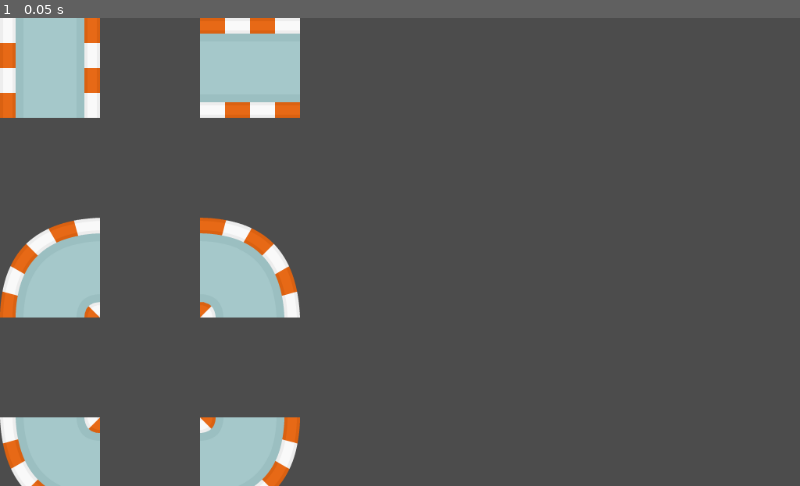
Above: before the commit, frame 1.
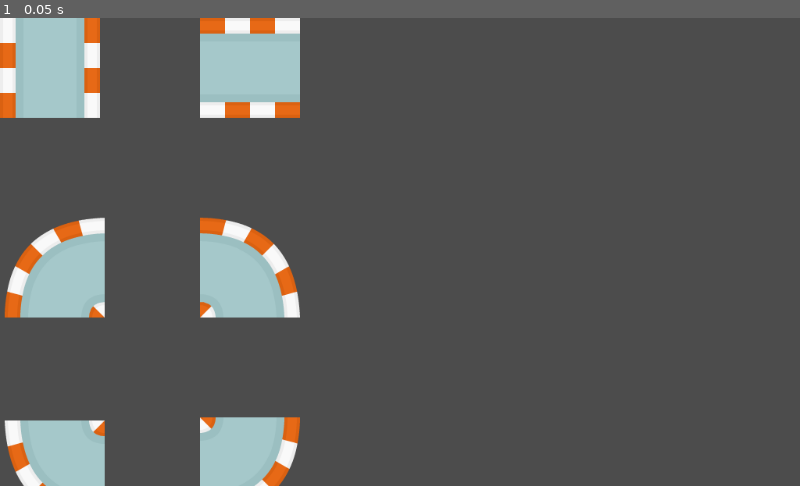
Above: after the commit, the same moment.

Repository: WeeIsFijn/LudumDare41
Game: Godot game, scene res://Roadtiles.tscn
Same seed, same stepped clock (60 frames per second), same inputs: the game is played once before the commit and once after it. This scene is started directly instead of the project's main scene.
Inputs:
- Up to frame 1 (0.05 s): no input

The runs differ from the first frame. In frame 1, 1.0% of the frame differs, in the area x 0-14%, y 42-100%.

Commit message:
Time to die! And powerups :)

Diff:
--- a/src/Car.tscn
+++ b/src/Car.tscn
@@ -8,7 +8,9 @@
 custom_solver_bias = 0.0
 extents = Vector2( 14.8262, 25.0487 )
 
-[node name="CarRoot" type="KinematicBody2D"]
+[node name="CarRoot" type="KinematicBody2D" index="0" groups=[
+"player",
+]]
 
 input_pickable = false
 collision_layer = 1
@@ -30,15 +32,24 @@
 
 texture = ExtResource( 2 )
 
-[node name="KinematicBody2D" type="KinematicBody2D" parent="." index="1"]
-
-input_pickable = false
-collision_layer = 1
-collision_mask = 1
-collision/safe_margin = 0.08
-
-[node name="CollisionShape2D" type="CollisionShape2D" parent="." index="2"]
+[node name="CollisionShape2D" type="CollisionShape2D" parent="." index="1"]
 
 position = Vector2( -0.392838, -0.15831 )
 scale = Vector2( 2.38, 2.58 )
 shape = SubResource( 1 )
+
+[node name="Area2D" type="Area2D" parent="." index="2"]
+
+input_pickable = true
+gravity_vec = Vector2( 0, 1 )
+gravity = 98.0
+linear_damp = 0.1
+angular_damp = 1.0
+audio_bus_override = false
+audio_bus_name = "Master"
+
+[node name="CollisionShape2D2" type="CollisionShape2D" parent="Area2D" index="0"]
+
+position = Vector2( -0.392838, -0.15831 )
+scale = Vector2( 2.38, 2.58 )
+shape = SubResource( 1 )
--- a/src/PlayerCamera.gd
+++ b/src/PlayerCamera.gd
@@ -1,17 +1,10 @@
 extends Camera2D
 
-# class member variables go here, for example:
-# var a = 2
-# var b = "textvar"
-var CarNode;
-
-func _ready():
-	# Called every time the node is added to the scene.
-	# Initialization here
-	pass
+const standard_zoom = 2.5
 
 func _process(delta):
-#	# Called every frame. Delta is time since last frame.
-#	# Update game logic here.
 	align()
-	pass
+
+func _on_player_powerup(power):
+	if power != 1 or zoom.x != 2.5:
+		$"CameraAnimation".play("Zoom" + str(power))
--- a/src/PlayerCar.gd
+++ b/src/PlayerCar.gd
@@ -1,17 +1,10 @@
 extends KinematicBody2D
 
-# class member variables go here, for example:
-# var a = 2
-# var b = "textvar"
-var velocity
-var acceleration
-var rotation_velocity
-var is_drifting
-var turning_time
-var drift_velocity
+var velocity = Vector2()
+var turning_time = 0
+var powerup_multiplier = 1
 
-var drift_v_x
-var drift_v_y
+onready var area = $"Area2D"
 
 export (int) var MAX_SPEED = 1200
 export (int) var MAX_SPEED_REVERSE = 500
@@ -24,23 +17,16 @@
 export (float) var DRIFT_ROTATION_FACTOR = 1.6
 export (float) var DRIFT_UNDERSTEER_FACTOR = 0.35
 
-func _ready():
-	# Called every time the node is added to the scene.
-	# Initialization here
-	velocity = Vector2()
-	is_drifting = false
-	drift_velocity = 0
-	turning_time = 0
-	pass
+signal died
 
-func calculate_drag():
+func calculate_drag(acceleration):
 	if acceleration.y == 0 && velocity.y < -0.1:
 		acceleration.y += ACCELERATION_DRAG
+	return acceleration
 
 func _process(delta):
-	acceleration = Vector2()
-	rotation_velocity = 0
-
+	var acceleration = Vector2()
+	var rotation_velocity = 0
 
 	if Input.is_action_pressed("steer_right"):
 		rotation_velocity += INVERSE_ROTATION_RADIUS
@@ -51,42 +37,50 @@
 	if (!Input.is_action_pressed("steer_left") and !Input.is_action_pressed("steer_right")):
 		turning_time = 0
 	if Input.is_action_pressed("accelerate"):
-		acceleration.y -= ACCELERATION
+		acceleration.y -= ACCELERATION * powerup_multiplier
 	if Input.is_action_pressed("decelerate"):
 		if velocity.y > 0:
-			acceleration.y += ACCELERATION_REVERSE
+			acceleration.y += ACCELERATION_REVERSE * powerup_multiplier
 		else:
 			acceleration.y += ACCELERATION_BREAK
 
-	calculate_drag()
+	acceleration = calculate_drag(acceleration)
 
 	velocity += acceleration * delta
-	velocity.y = clamp(velocity.y, -1 * MAX_SPEED, MAX_SPEED_REVERSE);
+	velocity.y = clamp(velocity.y, -MAX_SPEED * powerup_multiplier, MAX_SPEED_REVERSE * powerup_multiplier);
 
 	if (rotation_velocity == 0):
-		print("dragging x")
-		if velocity.x < -1 * ACCELERATION_DRAG_DRIFT:
-			velocity.x += ACCELERATION_DRAG_DRIFT
-		elif velocity.x > ACCELERATION_DRAG_DRIFT:
-			velocity.x -= ACCELERATION_DRAG_DRIFT
+		if velocity.x < -ACCELERATION_DRAG_DRIFT * powerup_multiplier:
+			velocity.x += ACCELERATION_DRAG_DRIFT * powerup_multiplier
+		elif velocity.x > ACCELERATION_DRAG_DRIFT * powerup_multiplier:
+			velocity.x -= ACCELERATION_DRAG_DRIFT * powerup_multiplier
 		else:
 			velocity.x = 0
-
-		print(velocity.x)
 
 	var effective_velocity = velocity
 
 	if (turning_time > 0.3):
-		print("DRIFT")
-		effective_velocity.x = velocity.y * sin(DRIFT_UNDERSTEER_FACTOR)
-		effective_velocity.y = velocity.y * cos(DRIFT_UNDERSTEER_FACTOR)
+		effective_velocity.x = velocity.y * sin(DRIFT_UNDERSTEER_FACTOR / powerup_multiplier)
+		effective_velocity.y = velocity.y * cos(DRIFT_UNDERSTEER_FACTOR / powerup_multiplier)
 		rotation_velocity *= DRIFT_ROTATION_FACTOR
 
 	velocity.x = effective_velocity.x
 
-	print(turning_time)
-	#print(velocity)
-
 	move_local_x(effective_velocity.x * delta)
 	move_local_y(effective_velocity.y * delta)
 	rotate(rotation_velocity * delta)
+
+	var safe = false
+	for overlapper in area.get_overlapping_areas():
+		print(overlapper.get_groups())
+		if overlapper.is_in_group("rode"):
+			safe = true
+	if not safe:
+		# spawn explosie
+		emit_signal("died")
+		velocity = Vector2()
+		turning_time = 0
+		powerup_multiplier = 1
+
+func _on_powerup(multiplier):
+	self.powerup_multiplier = multiplier
--- a/src/Roadtiles.tscn
+++ b/src/Roadtiles.tscn
@@ -1,41 +1,164 @@
-[gd_scene load_steps=7 format=2]
+[gd_scene load_steps=8 format=2]
 
 [ext_resource path="res://Road/road_asphalt01.png" type="Texture" id=1]
 [ext_resource path="res://Road/road_asphalt02.png" type="Texture" id=2]
 [ext_resource path="res://Road/road_asphalt03.png" type="Texture" id=3]
-[ext_resource path="res://Road/road_asphalt05.png" type="Texture" id=4]
+[ext_resource path="res://Road/road_asphalt39.png" type="Texture" id=4]
 [ext_resource path="res://Road/road_asphalt41.png" type="Texture" id=5]
-[ext_resource path="res://Road/road_asphalt39.png" type="Texture" id=6]
+[ext_resource path="res://Road/road_asphalt05.png" type="Texture" id=6]
+
+[sub_resource type="RectangleShape2D" id=1]
+
+custom_solver_bias = 0.0
+extents = Vector2( 60, 64 )
 
 [node name="TileSetRoot" type="Node2D"]
 
-[node name="Asphalt_vertical" type="Sprite" parent="." index="0"]
+[node name="Asphalt_vertical" type="Area2D" parent="." index="0" groups=[
+"rode",
+]]
+
+input_pickable = true
+gravity_vec = Vector2( 0, 1 )
+gravity = 98.0
+linear_damp = 0.1
+angular_damp = 1.0
+audio_bus_override = false
+audio_bus_name = "Master"
+
+[node name="Asphalt_vertical" type="Sprite" parent="Asphalt_vertical" index="0"]
 
 position = Vector2( 64, 64 )
 texture = ExtResource( 1 )
 _sections_unfolded = [ "Transform" ]
 
-[node name="Asphalt_horizontal" type="Sprite" parent="." index="1"]
+[node name="CollisionShape2D" type="CollisionShape2D" parent="Asphalt_vertical" index="1"]
+
+position = Vector2( 64, 64 )
+shape = SubResource( 1 )
+_sections_unfolded = [ "Transform" ]
+
+[node name="Asphalt_horizontal" type="Area2D" parent="." index="1" groups=[
+"rode",
+]]
+
+input_pickable = true
+gravity_vec = Vector2( 0, 1 )
+gravity = 98.0
+linear_damp = 0.1
+angular_damp = 1.0
+audio_bus_override = false
+audio_bus_name = "Master"
+
+[node name="Asphalt_horizontal" type="Sprite" parent="Asphalt_horizontal" index="0"]
 
 position = Vector2( 320, 64 )
 texture = ExtResource( 2 )
 
-[node name="Asphalt_corner_topleft" type="Sprite" parent="." index="2"]
+[node name="CollisionShape2D" type="CollisionShape2D" parent="Asphalt_horizontal" index="1"]
 
-position = Vector2( 64, 320 )
+position = Vector2( 320, 65 )
+rotation = 1.5708
+shape = SubResource( 1 )
+_sections_unfolded = [ "Transform" ]
+
+[node name="Asphalt_corner_to_left" type="Area2D" parent="." index="2" groups=[
+"rode",
+]]
+
+position = Vector2( 70, 320 )
+input_pickable = true
+gravity_vec = Vector2( 0, 1 )
+gravity = 98.0
+linear_damp = 0.1
+angular_damp = 1.0
+audio_bus_override = false
+audio_bus_name = "Master"
+
+[node name="Asphalt_corner_topleft" type="Sprite" parent="Asphalt_corner_to_left" index="0"]
+
 texture = ExtResource( 3 )
+_sections_unfolded = [ "Transform" ]
 
-[node name="Asphalt_corner_topright" type="Sprite" parent="." index="3"]
+[node name="CollisionPolygon2D" type="CollisionPolygon2D" parent="Asphalt_corner_to_left" index="1"]
 
-position = Vector2( 320, 320 )
+position = Vector2( -66, -319 )
+build_mode = 0
+polygon = PoolVector2Array( 130, 380, 130, 260, 70, 270, 20, 310, 0, 380 )
+_sections_unfolded = [ "Transform" ]
+
+[node name="Asphalt_corner_to_right" type="Area2D" parent="." index="3" groups=[
+"rode",
+]]
+
+position = Vector2( 70, 580 )
+input_pickable = true
+gravity_vec = Vector2( 0, 1 )
+gravity = 98.0
+linear_damp = 0.1
+angular_damp = 1.0
+audio_bus_override = false
+audio_bus_name = "Master"
+
+[node name="Asphalt_corner_bottomleft" type="Sprite" parent="Asphalt_corner_to_right" index="0"]
+
 texture = ExtResource( 4 )
+_sections_unfolded = [ "Transform" ]
 
-[node name="Asphalt_corner_bottomright" type="Sprite" parent="." index="4"]
+[node name="CollisionPolygon2D" type="CollisionPolygon2D" parent="Asphalt_corner_to_right" index="1"]
+
+position = Vector2( -318.244, 67.4824 )
+rotation = 4.71239
+build_mode = 0
+polygon = PoolVector2Array( 130, 380, 130, 260, 70, 270, 20, 310, 0, 380 )
+_sections_unfolded = [ "Transform" ]
+
+[node name="Asphalt_corner_to_left3" type="Area2D" parent="." index="4" groups=[
+"rode",
+]]
+
+input_pickable = true
+gravity_vec = Vector2( 0, 1 )
+gravity = 98.0
+linear_damp = 0.1
+angular_damp = 1.0
+audio_bus_override = false
+audio_bus_name = "Master"
+
+[node name="Asphalt_corner_bottomright" type="Sprite" parent="Asphalt_corner_to_left3" index="0"]
 
 position = Vector2( 320, 576 )
 texture = ExtResource( 5 )
 
-[node name="Asphalt_corner_bottomleft" type="Sprite" parent="." index="5"]
+[node name="CollisionPolygon2D" type="CollisionPolygon2D" parent="Asphalt_corner_to_left3" index="1"]
 
-position = Vector2( 64, 576 )
+position = Vector2( 386.248, 892.678 )
+rotation = 3.14159
+build_mode = 0
+polygon = PoolVector2Array( 130, 380, 130, 260, 70, 270, 20, 310, 0, 380 )
+_sections_unfolded = [ "Transform" ]
+
+[node name="Asphalt_corner_to_left4" type="Area2D" parent="." index="5" groups=[
+"rode",
+]]
+
+input_pickable = true
+gravity_vec = Vector2( 0, 1 )
+gravity = 98.0
+linear_damp = 0.1
+angular_damp = 1.0
+audio_bus_override = false
+audio_bus_name = "Master"
+
+[node name="Asphalt_corner_topright" type="Sprite" parent="Asphalt_corner_to_left4" index="0"]
+
+position = Vector2( 320, 320 )
 texture = ExtResource( 6 )
+
+[node name="CollisionPolygon2D" type="CollisionPolygon2D" parent="Asphalt_corner_to_left4" index="1"]
+
+position = Vector2( 638.704, 252.723 )
+rotation = 1.5708
+build_mode = 0
+polygon = PoolVector2Array( 130, 380, 130, 260, 70, 270, 20, 310, 0, 380 )
+_sections_unfolded = [ "Transform" ]
--- a/src/RoadTiles.tres
+++ b/src/TileSet.tres
@@ -3,9 +3,9 @@
 [ext_resource path="res://Road/road_asphalt01.png" type="Texture" id=1]
 [ext_resource path="res://Road/road_asphalt02.png" type="Texture" id=2]
 [ext_resource path="res://Road/road_asphalt03.png" type="Texture" id=3]
-[ext_resource path="res://Road/road_asphalt05.png" type="Texture" id=4]
+[ext_resource path="res://Road/road_asphalt39.png" type="Texture" id=4]
 [ext_resource path="res://Road/road_asphalt41.png" type="Texture" id=5]
-[ext_resource path="res://Road/road_asphalt39.png" type="Texture" id=6]
+[ext_resource path="res://Road/road_asphalt05.png" type="Texture" id=6]
 
 [resource]
 
@@ -36,7 +36,7 @@
 2/occluder_offset = Vector2( 64, 64 )
 2/navigation_offset = Vector2( 64, 64 )
 2/shapes = [  ]
-3/name = "Asphalt_corner_topright"
+3/name = "Asphalt_corner_bottomleft"
 3/texture = ExtResource( 4 )
 3/tex_offset = Vector2( 0, 0 )
 3/modulate = Color( 1, 1, 1, 1 )
@@ -54,7 +54,7 @@
 4/occluder_offset = Vector2( 64, 64 )
 4/navigation_offset = Vector2( 64, 64 )
 4/shapes = [  ]
-5/name = "Asphalt_corner_bottomleft"
+5/name = "Asphalt_corner_topright"
 5/texture = ExtResource( 6 )
 5/tex_offset = Vector2( 0, 0 )
 5/modulate = Color( 1, 1, 1, 1 )
--- a/src/WorldRoot.gd
+++ b/src/WorldRoot.gd
@@ -3,7 +3,30 @@
 onready var dance = $"CarRoot/Dance-root"
 onready var ui = $"CarRoot/UI"
 
+onready var player = $"CarRoot"
+onready var powerup_manager = $"PowerUpManager"
+onready var camera = $"CarRoot/Camera2D"
+
+onready var spawn = $"Spawn"
+
 func _ready():
 	dance.connect("streak_change", ui, "_on_streak_change")
 	dance.connect("wrong_input", ui, "_on_wrong_input")
 	dance.connect("missed_arrow", ui, "_on_arrow_miss")
+
+	dance.connect("streak_change", powerup_manager, "_on_dance_arrow_streak_change")
+
+	powerup_manager.connect("powerup", ui, "_on_player_powerup")
+	powerup_manager.connect("powerup", player, "_on_powerup")
+	powerup_manager.connect("powerup", camera, "_on_player_powerup")
+
+	player.connect("died", self, "reset")
+
+	reset()
+
+func reset():
+	player.set_position(spawn.position)
+	player.set_rotation(spawn.rotation)
+	ui._on_streak_change(0)
+	powerup_manager._on_dance_arrow_streak_change(0)
+	dance.streak = 0
--- a/src/WorldRoot.tscn
+++ b/src/WorldRoot.tscn
@@ -1,11 +1,146 @@
-[gd_scene load_steps=7 format=2]
+[gd_scene load_steps=16 format=2]
 
 [ext_resource path="res://WorldRoot.gd" type="Script" id=1]
-[ext_resource path="res://RoadTiles.tres" type="TileSet" id=2]
+[ext_resource path="res://TileSet.tres" type="TileSet" id=2]
 [ext_resource path="res://Car.tscn" type="PackedScene" id=3]
 [ext_resource path="res://PlayerCamera.gd" type="Script" id=4]
 [ext_resource path="res://scenes/dance-arrows/dance-root.tscn" type="PackedScene" id=5]
 [ext_resource path="res://scenes/UI.tscn" type="PackedScene" id=6]
+[ext_resource path="res://scenes/PowerUpManager.tscn" type="PackedScene" id=7]
+[ext_resource path="res://scenes/spawn.tscn" type="PackedScene" id=8]
+
+[sub_resource type="Animation" id=7]
+
+resource_name = "Zoom1"
+length = 0.25
+loop = false
+step = 0.13
+tracks/0/type = "value"
+tracks/0/path = NodePath(".:zoom")
+tracks/0/interp = 1
+tracks/0/loop_wrap = true
+tracks/0/imported = false
+tracks/0/enabled = true
+tracks/0/keys = {
+"times": PoolRealArray( 0, 0.25 ),
+"transitions": PoolRealArray( 1, 1 ),
+"update": 0,
+"values": [ Vector2( 3.3, 3.3 ), Vector2( 2.5, 2.5 ) ]
+}
+
+[sub_resource type="Animation" id=1]
+
+resource_name = "Zoom1.2"
+length = 0.25
+loop = false
+step = 0.25
+tracks/0/type = "value"
+tracks/0/path = NodePath(".:zoom")
+tracks/0/interp = 1
+tracks/0/loop_wrap = true
+tracks/0/imported = false
+tracks/0/enabled = true
+tracks/0/keys = {
+"times": PoolRealArray( 0, 0.25 ),
+"transitions": PoolRealArray( 1, 1 ),
+"update": 0,
+"values": [ Vector2( 2.5, 2.5 ), Vector2( 2.75, 2.75 ) ]
+}
+
+[sub_resource type="Animation" id=2]
+
+resource_name = "Zoom1.4"
+length = 0.25
+loop = false
+step = 0.25
+tracks/0/type = "value"
+tracks/0/path = NodePath(".:zoom")
+tracks/0/interp = 1
+tracks/0/loop_wrap = true
+tracks/0/imported = false
+tracks/0/enabled = true
+tracks/0/keys = {
+"times": PoolRealArray( 0, 0.25 ),
+"transitions": PoolRealArray( 1, 1 ),
+"update": 0,
+"values": [ Vector2( 2.75, 2.75 ), Vector2( 3, 3 ) ]
+}
+
+[sub_resource type="Animation" id=3]
+
+resource_name = "Zoom1.6"
+length = 0.25
+loop = false
+step = 0.25
+tracks/0/type = "value"
+tracks/0/path = NodePath(".:zoom")
+tracks/0/interp = 1
+tracks/0/loop_wrap = true
+tracks/0/imported = false
+tracks/0/enabled = true
+tracks/0/keys = {
+"times": PoolRealArray( 0, 0.25 ),
+"transitions": PoolRealArray( 1, 1 ),
+"update": 0,
+"values": [ Vector2( 3, 3 ), Vector2( 3.25, 3.25 ) ]
+}
+
+[sub_resource type="Animation" id=4]
+
+resource_name = "Zoom1.8"
+length = 0.25
+loop = false
+step = 0.25
+tracks/0/type = "value"
+tracks/0/path = NodePath(".:zoom")
+tracks/0/interp = 1
+tracks/0/loop_wrap = true
+tracks/0/imported = false
+tracks/0/enabled = true
+tracks/0/keys = {
+"times": PoolRealArray( 0, 0.25 ),
+"transitions": PoolRealArray( 1, 1 ),
+"update": 0,
+"values": [ Vector2( 3.25, 3.25 ), Vector2( 3.5, 3.5 ) ]
+}
+
+[sub_resource type="Animation" id=5]
+
+resource_name = "Zoom2"
+length = 0.25
+loop = false
+step = 0.25
+tracks/0/type = "value"
+tracks/0/path = NodePath(".:zoom")
+tracks/0/interp = 1
+tracks/0/loop_wrap = true
+tracks/0/imported = false
+tracks/0/enabled = true
+tracks/0/keys = {
+"times": PoolRealArray( 0, 0.25 ),
+"transitions": PoolRealArray( 1, 1 ),
+"update": 0,
+"values": [ Vector2( 3.5, 3.5 ), Vector2( 3.75, 3.75 ) ]
+}
+
+[sub_resource type="Animation" id=6]
+
+resource_name = "Zoom2.5"
+length = 0.25
+loop = false
+step = 0.25
+tracks/0/type = "value"
+tracks/0/path = NodePath(".:zoom")
+tracks/0/interp = 1
+tracks/0/loop_wrap = true
+tracks/0/imported = false
+tracks/0/enabled = true
+tracks/0/keys = {
+"times": PoolRealArray( 0, 0.25 ),
+"transitions": PoolRealArray( 1, 1 ),
+"update": 0,
+"values": [ Vector2( 3.75, 3.75 ), Vector2( 4, 4 ) ]
+}
 
 [node name="WorldRoot" type="Node2D"]
 
@@ -13,6 +148,7 @@
 
 [node name="TileMap" type="TileMap" parent="." index="0"]
 
+position = Vector2( 1539.69, 494.226 )
 scale = Vector2( 6, 6 )
 mode = 0
 tile_set = ExtResource( 2 )
@@ -30,7 +166,7 @@
 collision_mask = 1
 occluder_light_mask = 1
 format = 1
-tile_data = PoolIntArray( -196605, 2, 0, -196603, 1, 0, -196601, 3, 0, -65533, 0, 0, -65529, 0, 0, 65539, 0, 0, 65543, 0, 0, 196611, 0, 0, 196615, 5, 0, 196617, 1, 0, 196619, 3, 0, 327683, 0, 0, 327691, 5, 0, 327693, 3, 0, 458755, 5, 0, 458757, 1, 0, 458759, 1, 0, 458761, 1, 0, 458763, 1, 0, 458765, 4, 0 )
+tile_data = PoolIntArray( 65534, 2, 0, 0, -1610612736, 0, 2, -1610612736, 0, 4, -1610612736, 0, 6, -1610612734, 0, 196606, 0, 0, 131078, -1073741822, 0, 131080, -1610612736, 0, 131082, -1610612736, 0, 131084, -1610612734, 0, 327678, 0, 0, 262156, 0, 0, 458746, 2, 0, 458748, -1610612736, 0, 458750, 1610612738, 0, 393228, 0, 0, 458764, -1073741823, 0, 589818, -1073741823, 0, 655354, -1073741822, 0, 655356, -1610612736, 0, 655358, -1610612736, 0, 589824, 1, 0, 589826, 1, 0, 589828, 1, 0, 589830, 1, 0, 589832, 1, 0, 589834, 1, 0, 589836, -1610612731, 0 )
 _sections_unfolded = [ "Transform" ]
 
 [node name="CarRoot" parent="." index="1" instance=ExtResource( 3 )]
@@ -66,6 +202,45 @@
 script = ExtResource( 4 )
 _sections_unfolded = [ "Drag Margin", "Editor", "Limit", "Offset" ]
 
+[node name="CameraAnimation" type="AnimationPlayer" parent="CarRoot/Camera2D" index="0"]
+
+root_node = NodePath("..")
+autoplay = ""
+playback_process_mode = 1
+playback_default_blend_time = 0.0
+playback_speed = 1.0
+anims/Zoom1 = SubResource( 7 )
+anims/Zoom1.2 = SubResource( 1 )
+anims/Zoom1.4 = SubResource( 2 )
+anims/Zoom1.6 = SubResource( 3 )
+anims/Zoom1.8 = SubResource( 4 )
+anims/Zoom2 = SubResource( 5 )
+anims/Zoom2.5 = SubResource( 6 )
+blend_times = [  ]
+
 [node name="Dance-root" parent="CarRoot" index="4" instance=ExtResource( 5 )]
 
 [node name="UI" parent="CarRoot" index="5" instance=ExtResource( 6 )]
+
+[node name="PowerUpManager" parent="." index="2" instance=ExtResource( 7 )]
+
+[node name="Spawn" parent="." index="3" instance=ExtResource( 8 )]
+
+position = Vector2( 1140, 2810 )
+
+[node name="Area2D" type="Area2D" parent="." index="4" groups=[
+"rode",
+]]
+
+input_pickable = true
+gravity_vec = Vector2( 0, 1 )
+gravity = 98.0
+linear_damp = 0.1
+angular_damp = 1.0
+audio_bus_override = false
+audio_bus_name = "Master"
+
+[node name="CollisionPolygon2D" type="CollisionPolygon2D" parent="Area2D" index="0"]
+
+build_mode = 0
+polygon = PoolVector2Array( 6880, 4030, 6870, 1850, 6690, 1450, 6220, 1270, 4550, 1280, 4500, 880, 4210, 580, 3870, 530, 1410, 520, 1160, 580, 930, 770, 800, 1080, 800, 2810, -150, 2840, -490, 2960, -700, 3260, -740, 4070, -690, 4340, -510, 4530, -230, 4670, -20, 4690, 6260, 4690, 6170, 4020, 50, 3990, -10, 3550, 940, 3540, 1240, 3420, 1450, 3170, 1510, 2940, 1510, 1220, 3830, 1240, 3890, 1500, 4050, 1800, 4350, 1970, 6130, 2000, 6140, 3890, 6300, 4640, 6630, 4550, 6840, 4260 )
--- /dev/null
+++ b/src/scenes/PowerUpManager.gd
@@ -0,0 +1,43 @@
+extends Node
+
+signal powerup(power)
+
+var power = 0
+var state = {
+	0: {
+		"next": 5,
+		"multiplier": 1
+	},
+	1: {
+		"next": 10,
+		"multiplier": 1.2
+	},
+	2: {
+		"next": 20,
+		"multiplier": 1.4
+	},
+	3: {
+		"next": 35,
+		"multiplier": 1.6
+	},
+	4: {
+		"next": 50,
+		"multiplier": 1.8
+	},
+	5: {
+		"next": 100,
+		"multiplier": 2
+	},
+	6: {
+		"next": 1000,
+		"multiplier": 2.5
+	}
+}
+
+func _on_dance_arrow_streak_change(streak):
+	if streak == 0:
+		power = 0
+		emit_signal("powerup", state[power]["multiplier"])
+	elif streak == state[power]["next"]:
+		power += 1
+		emit_signal("powerup", state[power]["multiplier"])
--- /dev/null
+++ b/src/scenes/PowerUpManager.tscn
@@ -0,0 +1,7 @@
+[gd_scene load_steps=2 format=2]
+
+[ext_resource path="res://scenes/PowerUpManager.gd" type="Script" id=1]
+
+[node name="PowerUpManager" type="Node"]
+
+script = ExtResource( 1 )
--- a/src/scenes/UI.gd
+++ b/src/scenes/UI.gd
@@ -3,14 +3,21 @@
 func _on_streak_change(streak):
 	$"streak-label".set_text("Streak: " + str(streak))
 
-func view_announcement(an):
+func view_announcement(an, color = Color(0, 0, 0)):
 	$"Node2D/announcement".set_text(an)
+	$"Node2D/announcement".add_color_override("font_color", color)
 	$"AnimationPlayer".play("announcement")
 
 func _on_arrow_miss():
 	if !$"AnimationPlayer".is_playing():
-		view_announcement("Dance Move Miss!")
+		view_announcement("Dance Move Miss!", Color(1, 0, 0))
 
 func _on_wrong_input():
 	if !$"AnimationPlayer".is_playing():
-		view_announcement("Woops!")
+		view_announcement("Woops!", Color(1, 0, 0))
+
+func _on_player_powerup(power):
+	if power != 1:
+		view_announcement("Dance Streak Multiplier: " + str(power) + "!!!", Color(0, 1, 0))
+
+	$"power-label".set_text("Dance Streak Multiplier: " + str(power))
--- a/src/scenes/UI.tscn
+++ b/src/scenes/UI.tscn
@@ -102,4 +102,25 @@
 percent_visible = 1.0
 lines_skipped = 0
 max_lines_visible = -1
-_sections_unfolded = [ "Anchor", "Grow Direction", "Visibility" ]
+_sections_unfolded = [ "Anchor", "Grow Direction", "Visibility", "custom_colors", "custom_constants" ]
+
+[node name="power-label" type="Label" parent="." index="3"]
+
+anchor_left = 0.0
+anchor_top = 0.0
+anchor_right = 0.0
+anchor_bottom = 0.0
+margin_left = 9.0
+margin_top = 83.0
+margin_right = 49.0
+margin_bottom = 97.0
+rect_pivot_offset = Vector2( 0, 0 )
+rect_clip_content = false
+mouse_filter = 2
+mouse_default_cursor_shape = 0
+size_flags_horizontal = 1
+size_flags_vertical = 4
+text = "Dance Streak Multiplier: 1"
+percent_visible = 1.0
+lines_skipped = 0
+max_lines_visible = -1
--- a/src/scenes/dance-arrows/dance-root.gd
+++ b/src/scenes/dance-arrows/dance-root.gd
@@ -26,18 +26,17 @@
 	return false
 
 func _input(event):
-	var processed = false
+	var processed = [false, false]
 	if Input.is_action_just_pressed("ui_right"):
-		processed = proces_key_stroke("ui_right")
+		processed = [true, proces_key_stroke("ui_right")]
 	elif Input.is_action_just_pressed("ui_left"):
-		processed = proces_key_stroke("ui_left")
+		processed = [true, proces_key_stroke("ui_left")]
 	elif Input.is_action_just_pressed("ui_up"):
-		processed = proces_key_stroke("ui_up")
+		processed = [true, proces_key_stroke("ui_up")]
 	elif Input.is_action_just_pressed("ui_down"):
-		processed = proces_key_stroke("ui_down")
+		processed = [true, proces_key_stroke("ui_down")]
 
-	if event.is_pressed() and !Input.is_action_just_pressed("accelerate") and !Input.is_action_just_pressed("decelerate") and !Input.is_action_just_pressed("steer_left") and !Input.is_action_just_pressed("steer_right") and !processed:
-		print("wrong  input")
+	if processed[0] and not processed[1]:
 		emit_signal("wrong_input")
 		set_streak(0)
 
--- a/src/scenes/dance-arrows/dance-root.tscn
+++ b/src/scenes/dance-arrows/dance-root.tscn
@@ -3,7 +3,7 @@
 [ext_resource path="res://scenes/dance-arrows/dance-root.gd" type="Script" id=1]
 [ext_resource path="res://scenes/dance-arrows/target_area.tscn" type="PackedScene" id=2]
 
-[node name="Dance-root" type="CanvasLayer" index="0"]
+[node name="Dance-root" type="CanvasLayer"]
 
 layer = 1
 offset = Vector2( 0, 0 )
--- /dev/null
+++ b/src/scenes/spawn.tscn
@@ -0,0 +1,3 @@
+[gd_scene format=2]
+
+[node name="Spawn" type="Node2D"]
